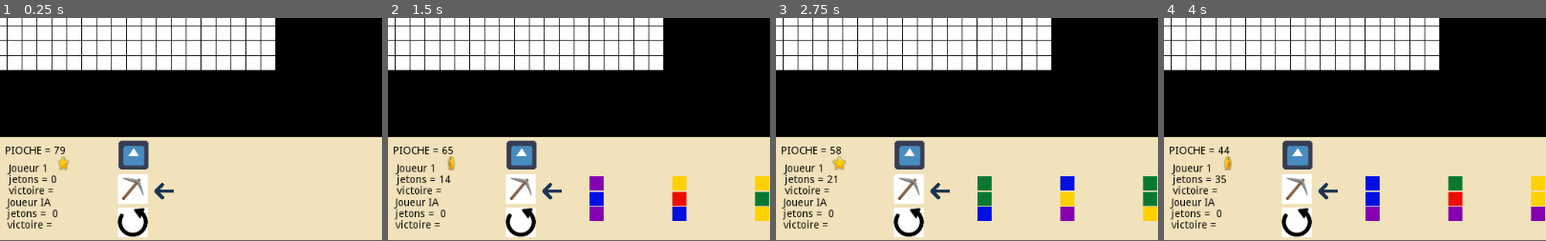
Above: before the commit, frames 1-4 (left to right).
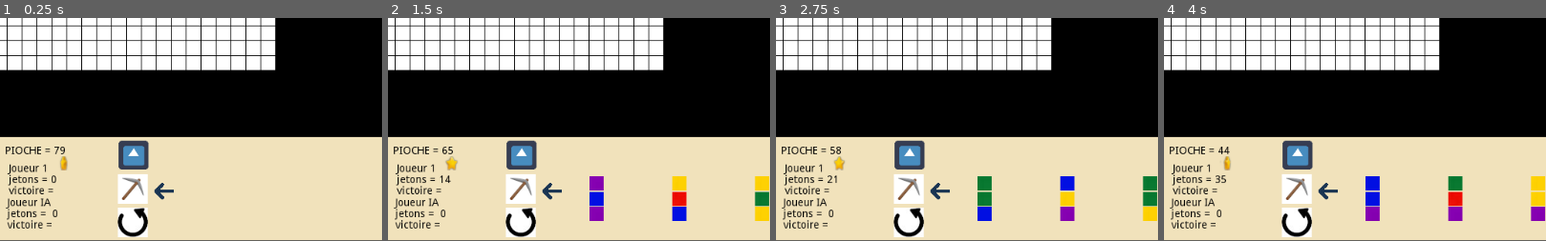
Above: after the commit, the same moments.

Repository: tartempion-sdr/chromino-V2
Game: Godot game, scene res://Node2D.tscn
Two runs of this game, one before a commit and one after it. Both use one fixed random seed, a clock stepped at 60 frames per second and the inputs below. This scene is started directly instead of the project's main scene. The engine's default icon, where the game draws it, is replaced by a stand-in: a white triangle on a blue panel in a dark square.
Inputs:
- Up to frame 1 (0.25 s): no input
- Up to frame 2 (1.5 s): click "PIOCHE = 79" at 0.5 s; click "PIOCHE = 72" at 1.25 s
- Up to frame 3 (2.75 s): click "PIOCHE = 65" at 2 s
- Up to frame 4 (4 s): click "PIOCHE = 58" at 2.75 s; click "PIOCHE = 51" at 3.5 s
The pictures show only the part of the screen within x 0-50%, y 50-100%; the shares and areas given below are measured in that part.

The runs differ from the first frame. In frame 1, less than 0.1% of the frame differs, in the area x 15-18%, y 61-69%; in frame 2, 0.1%, in the area x 15-19%, y 61-69%; in frame 3, less than 0.1%; in frame 4, less than 0.1%.

Commit message:
texture_normal pioche ia > j1

Diff:
--- a/Node2D.tscn
+++ b/Node2D.tscn
@@ -164,7 +164,7 @@
 
 [node name="AnimatedSpriteaujoueur1" type="AnimatedSprite" parent="Area2D"]
 frames = SubResource( 1 )
-frame = 7
+frame = 5
 playing = true
 [connection signal="button_down" from="Area2D/TextureRect2/Button_pioche" to="." method="_on_Button_pioche_button_down"]
 [connection signal="button_down" from="Area2D/TextureRect2/Button_gauche2" to="." method="_on_Button_gauche_button_down"]
--- a/jetons.gd
+++ b/jetons.gd
@@ -22,6 +22,8 @@
 var blanc = "res://assets/colors/carre-blanc.png"
 var carre_blanc = preload("res://assets/colors/carre-blanc.png")
 var etoile = preload("res://etoile.tscn")
+var pioche = preload("res://assets/pioche.png")
+var croix = preload("res://assets/icon/croix.png")
 
 
 func _ready():
@@ -199,8 +201,14 @@
 	Globals.au_joueur1_de_jouer = not Globals.au_joueur1_de_jouer
 	node2d_scene.affiche_nb_jetons_restant()
 	if Globals.au_joueur1_de_jouer:
-		pass
-	else:
+		if node2d_scene: # Accède au bouton pioche
+			var button_pioche = node2d_scene.get_node("Area2D/TextureRect2/Button_pioche")
+			button_pioche.texture_normal = pioche
+	else:
+
+		if node2d_scene: # Accède au bouton pioche
+			var button_pioche = node2d_scene.get_node("Area2D/TextureRect2/Button_pioche")
+			button_pioche.texture_normal = croix
 		joueur_ia_cerveau()
 
 func joueur_ia_cerveau():
Binary file added: assets/icon/croix.png
Not shown, added: assets/icon/croix.png.import
